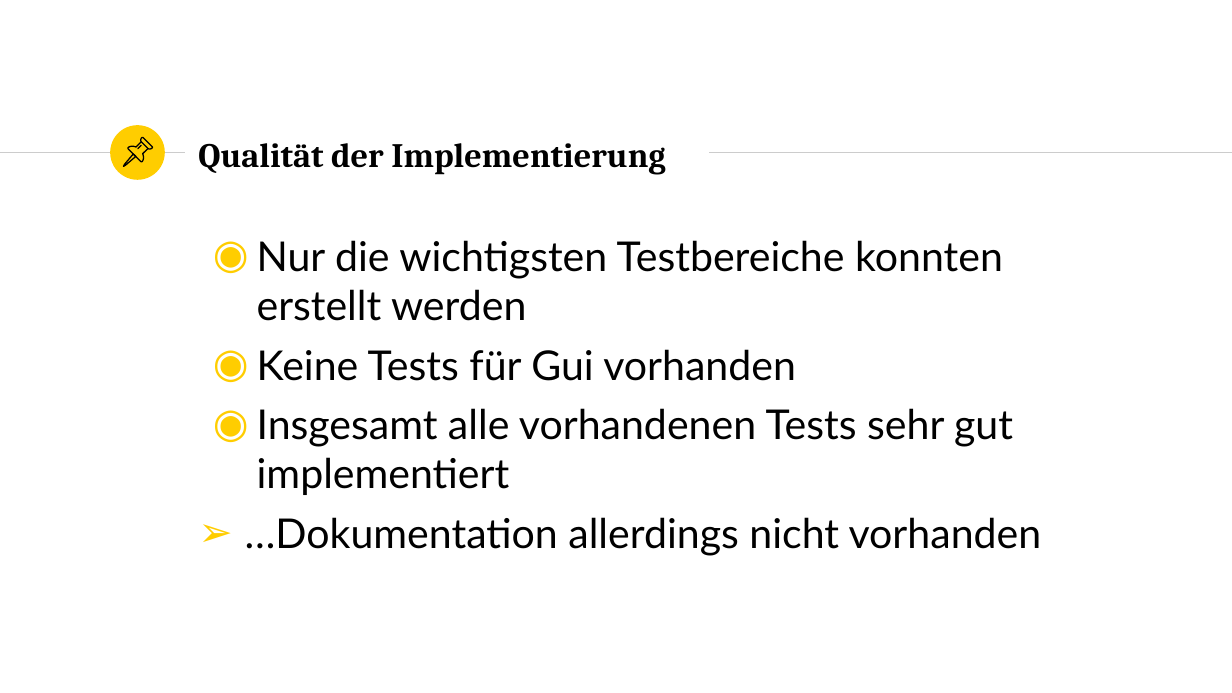
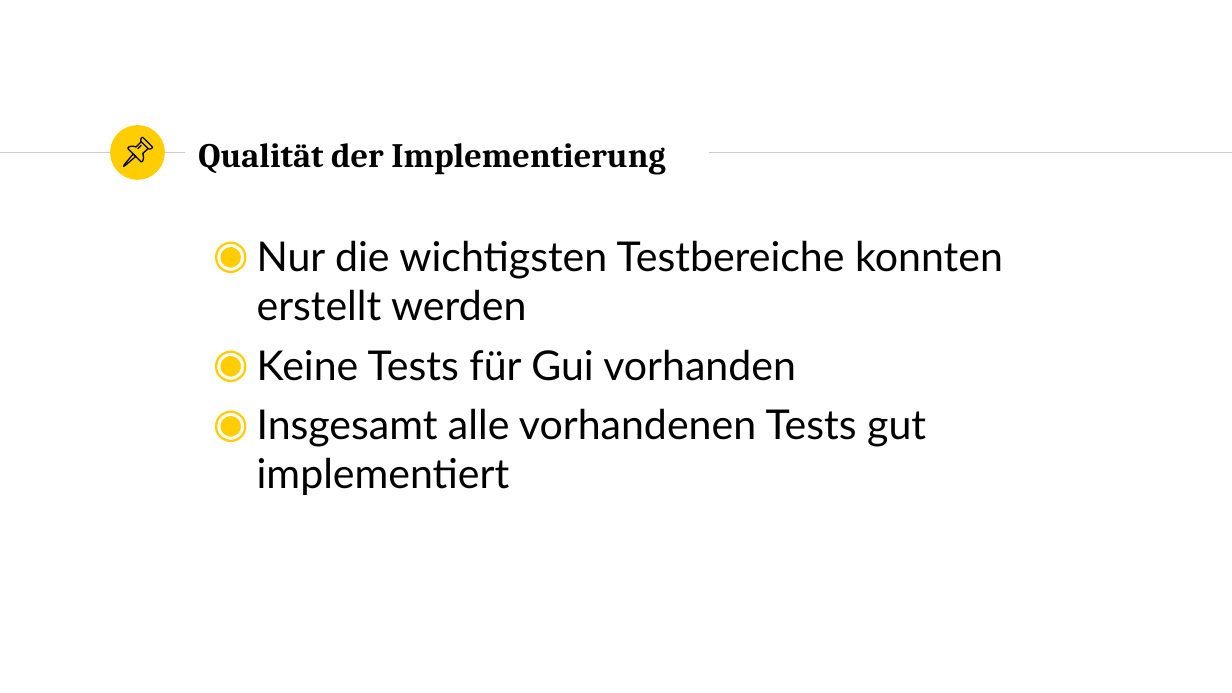
Before and after one commit to marcelherd/OOT-Projekt, a slide deck: slide 52 of Presentation/Presentation.pptx. Drawn at 1232x693 pixels with LibreOffice and Linux fonts; fonts in the diff are those of the drawing. Boxes give left, top, right and bottom in pixels: in the first picture for what was removed or moved away, otherwise in the second. Text is boxed around its words. In the diff, an @@ line names an element or a change of style, - is before the commit and + after.

Commit message:
Updated

```diff
--- a/Presentation/Presentation.pptx
+++ b/Presentation/Presentation.pptx
@@ text at (x1=257, y1=408, x2=926, y2=495): text changed @@
-◉ Insgesamt alle vorhandenen Tests sehr gut implementiert
-➢ …Dokumentation allerdings nicht vorhanden
+◉ Insgesamt alle vorhandenen Tests gut implementiert
```
